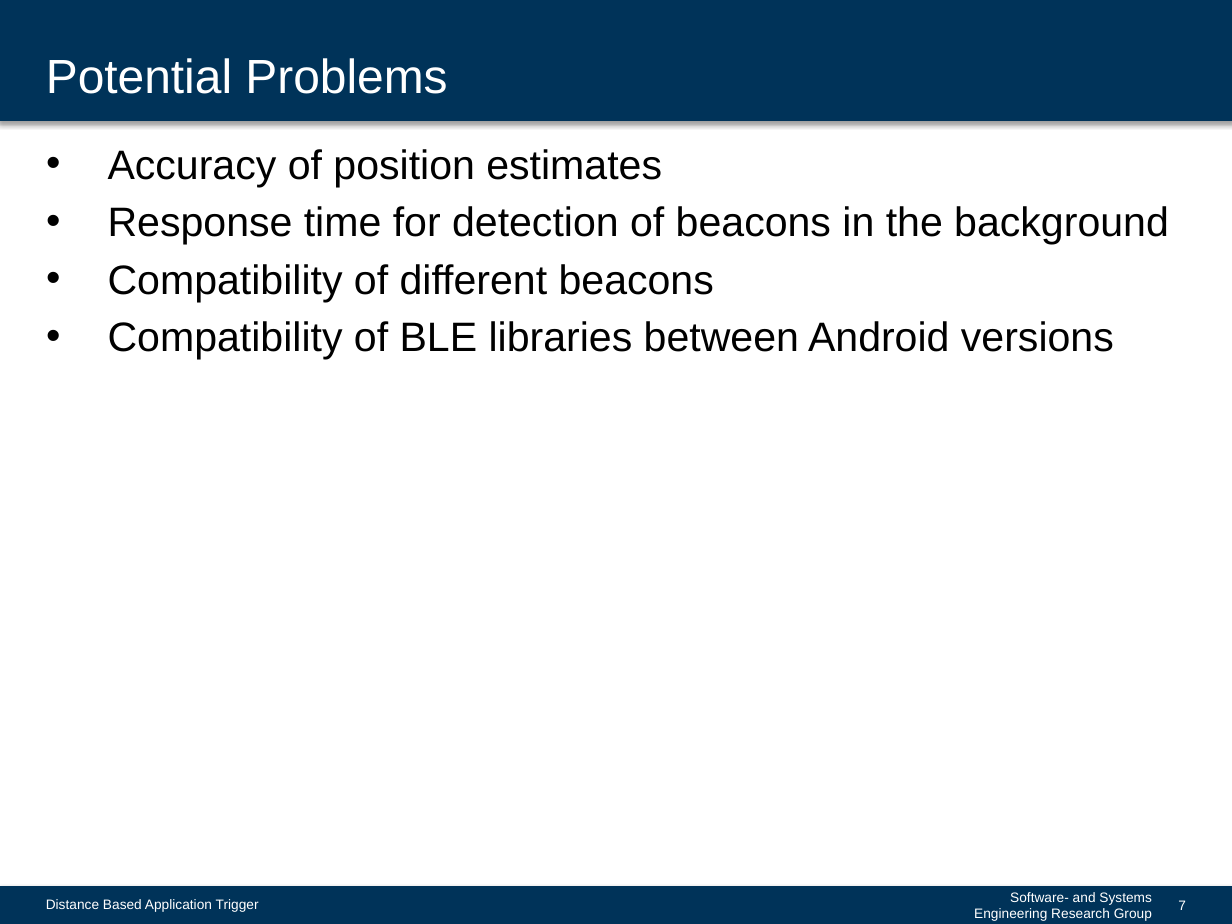
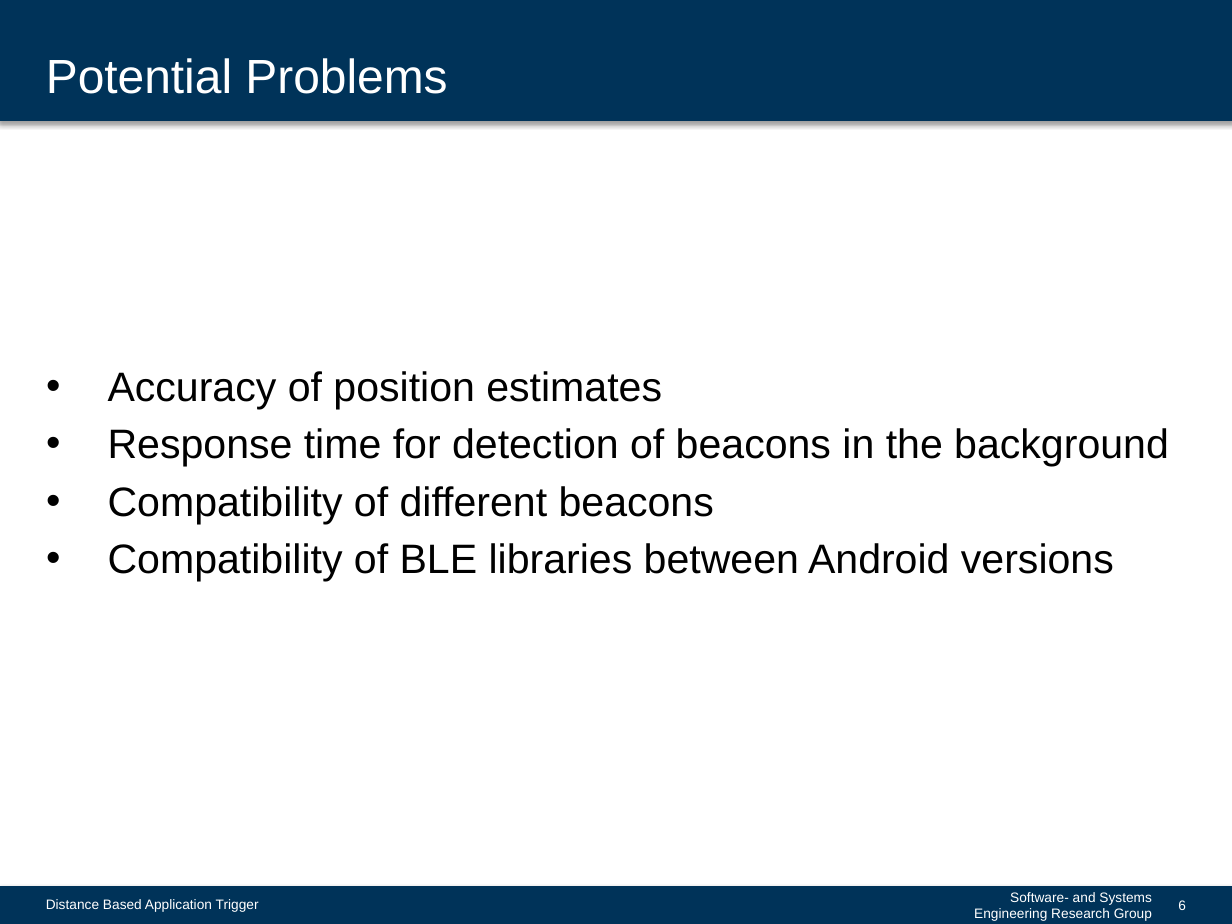
Before and after one commit to pschlieker/Location-Based-Trigger, a slide deck: slide 6 of Presentations/Interim/Project_Presentation_Group6.pptx (slide 7 before the commit). Drawn at 1232x924 pixels with LibreOffice and Linux fonts; fonts in the diff are those of the drawing; background and template pictures are left out. Boxes give left, top, right and bottom in pixels: in the first picture for what was removed or moved away, otherwise in the second. Text is boxed around its words. In the diff, an @@ line names an element or a change of style, - is before the commit and + after.

Commit message:
Fix Formatting and Removing old architecture

```diff
--- a/Presentations/Interim/Project_Presentation_Group6.pptx
+++ b/Presentations/Interim/Project_Presentation_Group6.pptx
@@ text "Accuracy of position estimates" at box(108, 371, 1169, 582): vertical alignment top to middle @@
@@ page number at box(1178, 900, 1186, 910): text changed @@
-7
+6
```
Also in this commit, not shown: 1 other slide changed, 1 slide removed.
